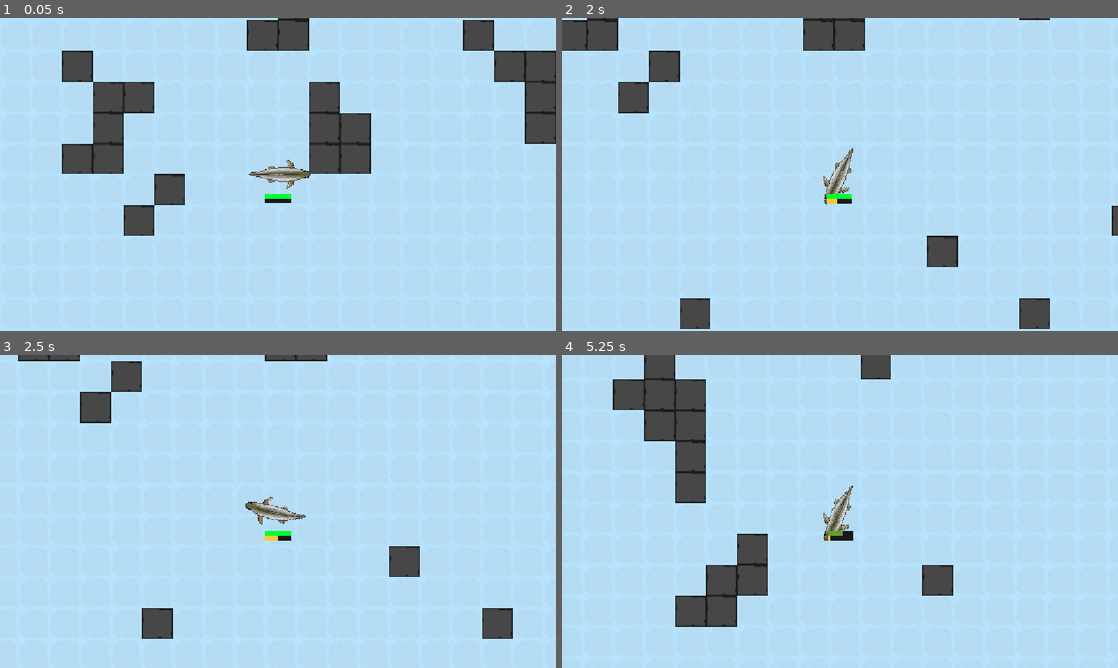
Above: before the commit, frames 1-4 (two rows, left to right).
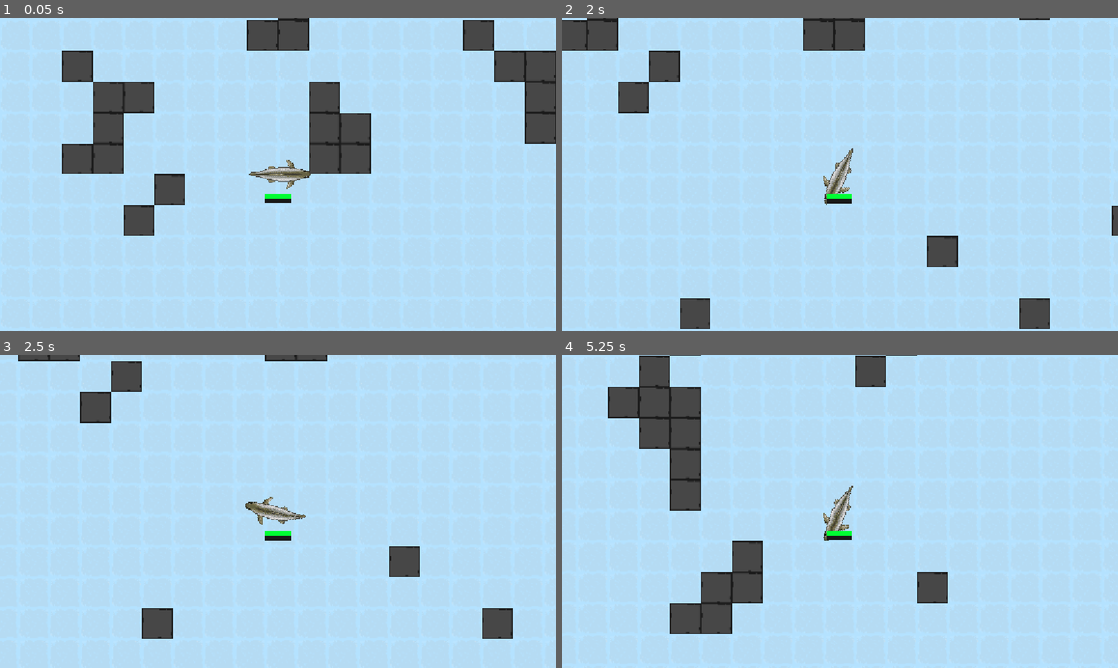
Above: after the commit, the same moments.

Repository: vincentchen18/Pelagico
Game: Godot game, scene res://ocean.tscn
The game is run twice, just before and just after one commit, with the same random seed, the same clock (stepped at 60 frames per second) and the same inputs.
Inputs (mouse positions are in pixels of both pictures, inside the frame that each line leads up to):
- Up to frame 1 (0.05 s): no input
- Up to frame 2 (2 s): tap Enter at 0.5 s; move the mouse to (962, 158) at 0.52 s; hold Right (right) 0.53-1.25 s; tap F (dash) at 0.6 s; click (962, 158) at 0.67 s; drag from (728, 190) to (812, 237) at 1.27 s
- Up to frame 3 (2.5 s): move the mouse to (333, 442) at 2.02 s; hold Right (right) from 2.03 s (still down); tap Shift at 2.1 s
- Up to frame 4 (5.25 s): release Right (right) at 2.75 s; drag from (812, 574) to (673, 464) at 2.77 s; move the mouse to (1006, 558) at 3.52 s; hold Left (left) 3.53-4.25 s; tap Alt at 3.6 s; drag from (673, 464) to (823, 542) at 4.27 s; move the mouse to (867, 511) at 5.02 s; hold Down (backward) from 5.03 s (still down); tap F (dash) at 5.1 s; click (867, 511) at 5.17 s

Frame 1 is identical in both runs. In frame 2, less than 0.1% of the frame differs, in the area x 47-50%, y 57-60%; in frame 3, less than 0.1%; in frame 4, 4.9%, in the area x 8-71%, y 0-90%.

Commit message:
more levelling upgrades

Diff:
--- a/Scripts/xpbar.gd
+++ b/Scripts/xpbar.gd
@@ -53,5 +53,4 @@
 	add_theme_stylebox_override("fill", fill)
 
 func _physics_process(delta: float) -> void:
-	gain_xp(10.0*delta)
 	position = get_parent().get_node("AnimatedSprite2D").global_position + Vector2(-13, 25)
